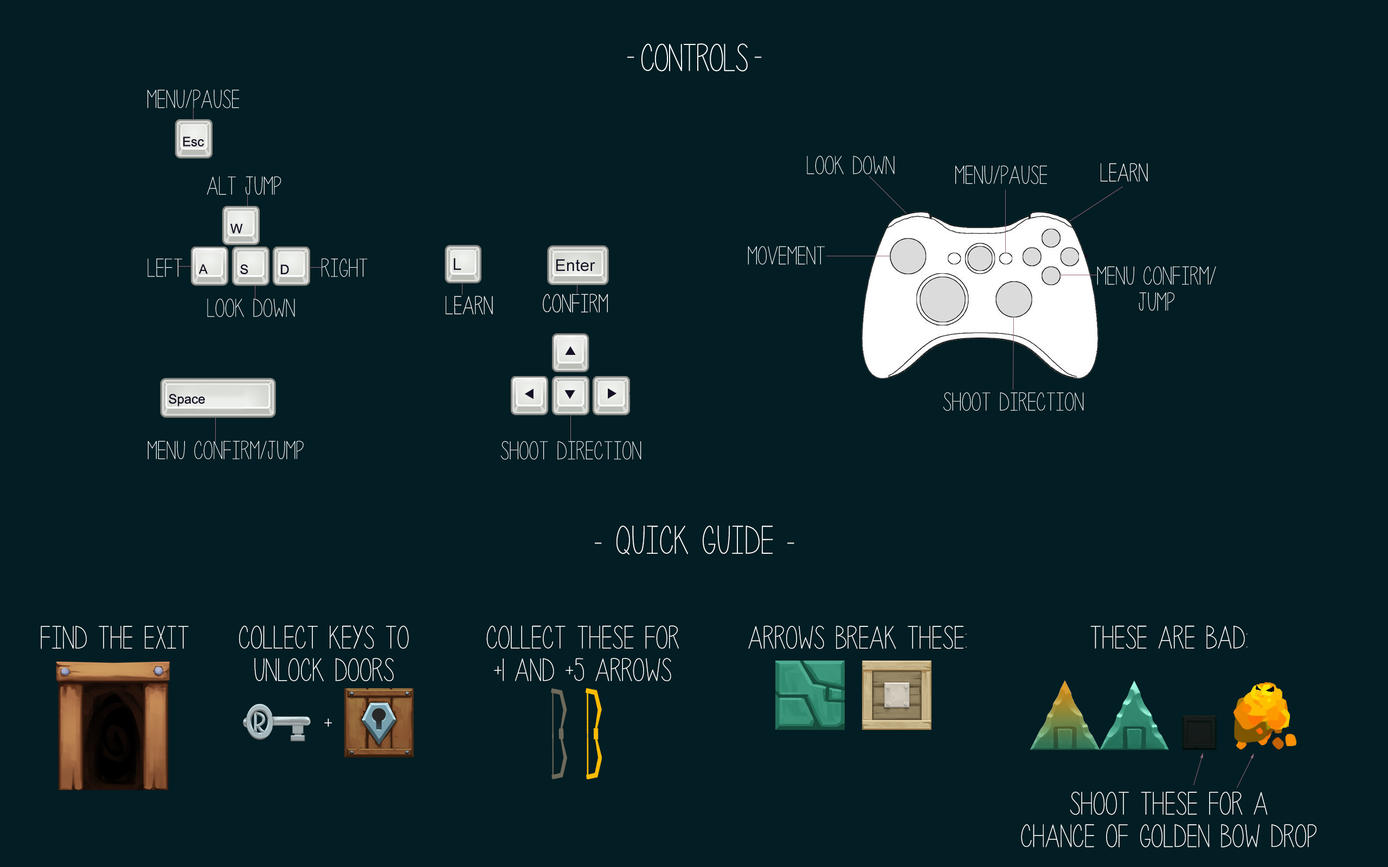
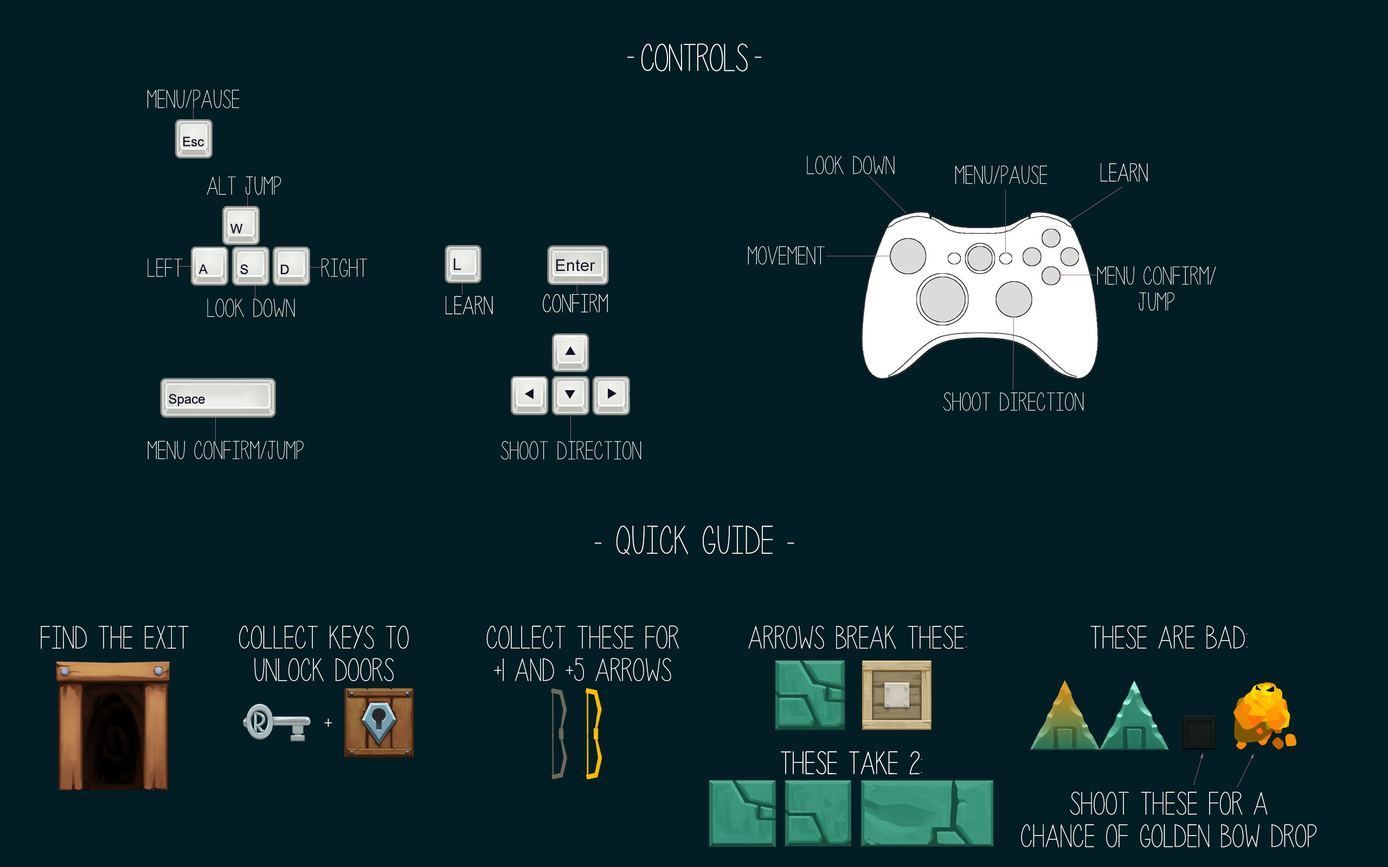
Layered file, before and after one edit (1388x867). Changes by layer:
added group "Take2" with 5 layers above "Layer 1" over [708, 751, 993, 848]
added layer "These Take 2:" in group "Take2" over [780, 751, 922, 775]
added group "DoubleBreak" with 3 layers in group "Take2" over [708, 780, 993, 848]
added layer "Layer 4" in group "DoubleBreak" over [708, 780, 776, 848]
added layer "Layer 3" in group "DoubleBreak" over [860, 780, 993, 847]
added layer "Layer 2" in group "DoubleBreak" over [784, 780, 851, 847]
